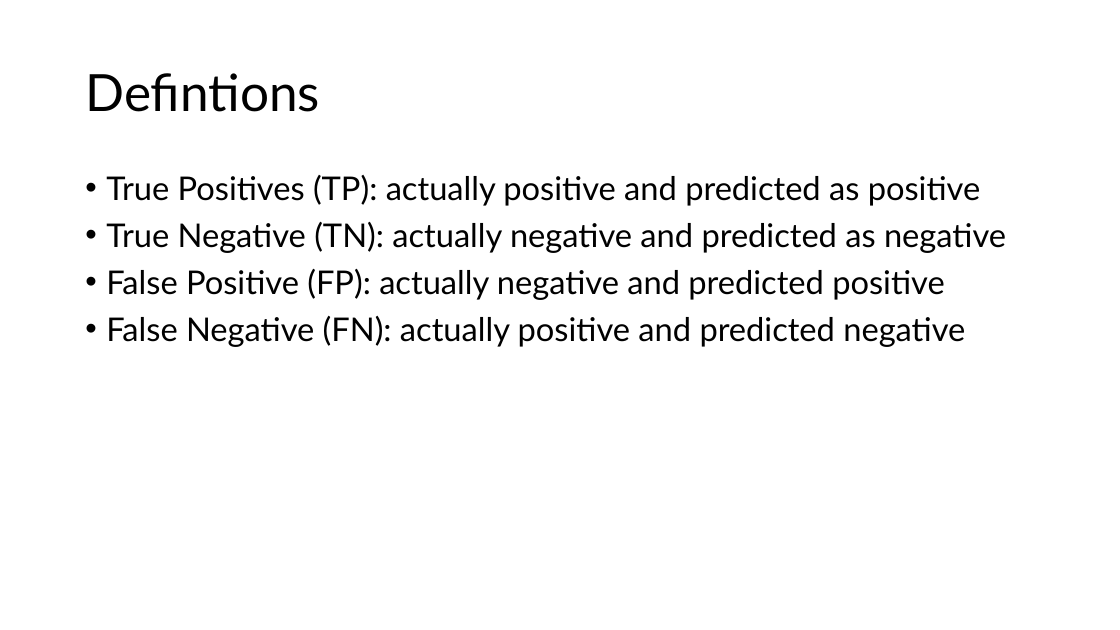
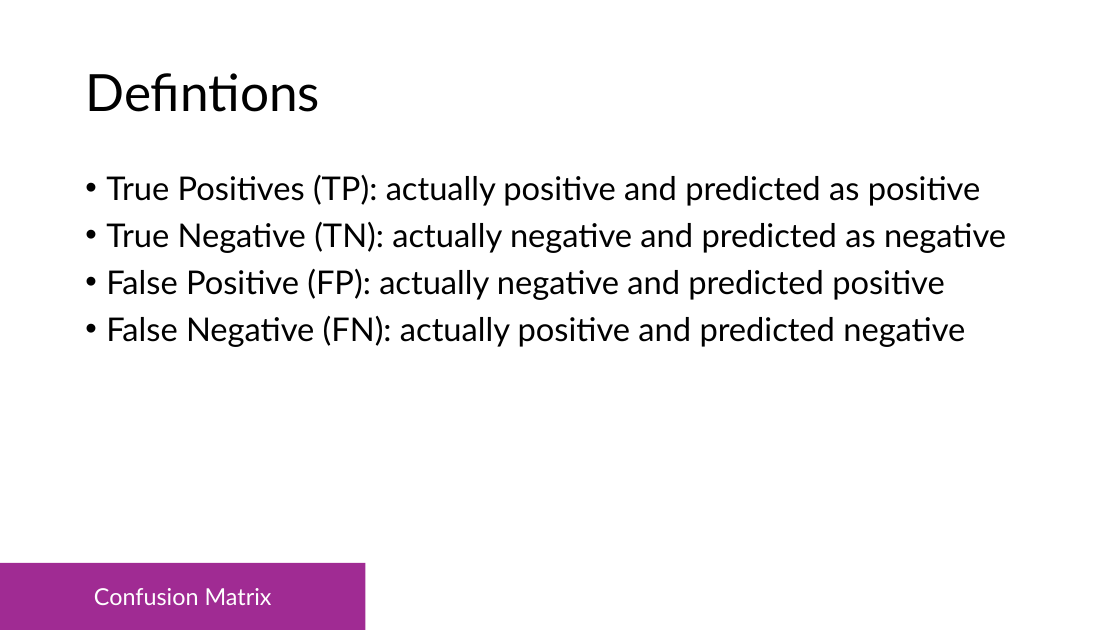
Before and after one commit to aitechinstitute/int-ai-ds-25-08-course-materials-all-int-ai-ds-25-08-template, a slide deck: slide 13 of week_7/slides/amir_sketching_train_test_split.pptx (slide 12 before the commit). Drawn at 1120x630 pixels with LibreOffice and Linux fonts; fonts in the diff are those of the drawing. Boxes give left, top, right and bottom in pixels: in the first picture for what was removed or moved away, otherwise in the second. Text is boxed around its words. In the diff, an @@ line names an element or a change of style, - is before the commit and + after.

```diff
--- a/week_7/slides/amir_sketching_train_test_split.pptx
+++ b/week_7/slides/amir_sketching_train_test_split.pptx
@@ rectangle added at (x1=0, y1=563, x2=365, y2=630), fill #A02B93, 20 pt, text #FFFFFF @@
+Confusion Matrix
```
Also in this commit, not shown: 12 other slides changed, 8 slides added, 1 slide removed.
